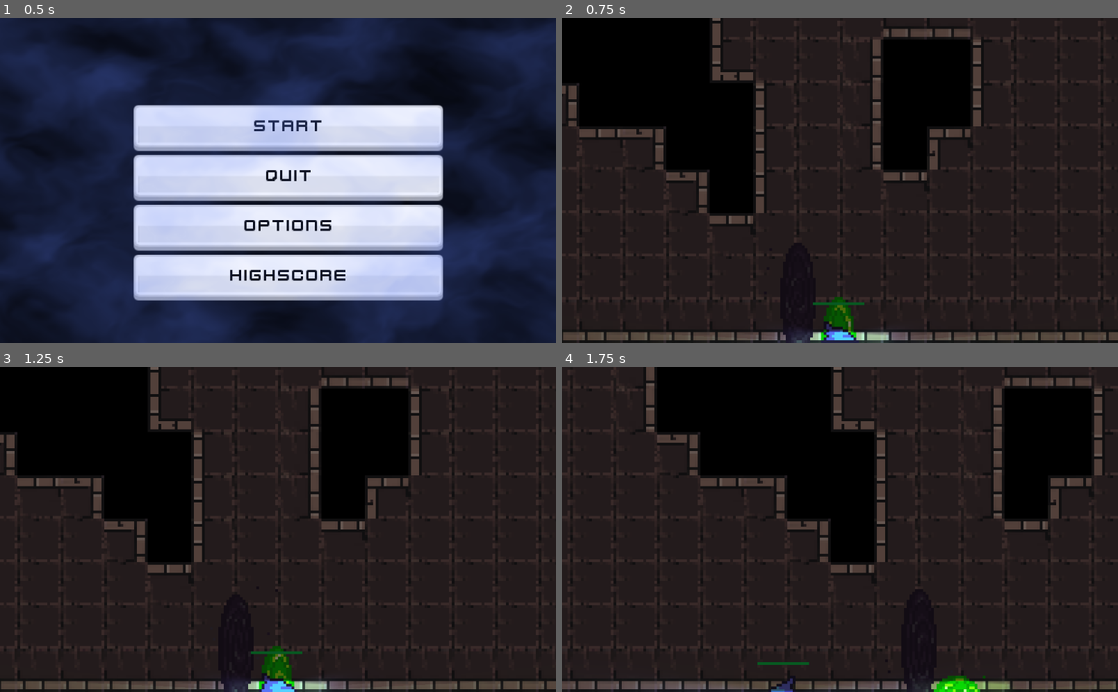
Above: before the commit, frames 1-4 (two rows, left to right).
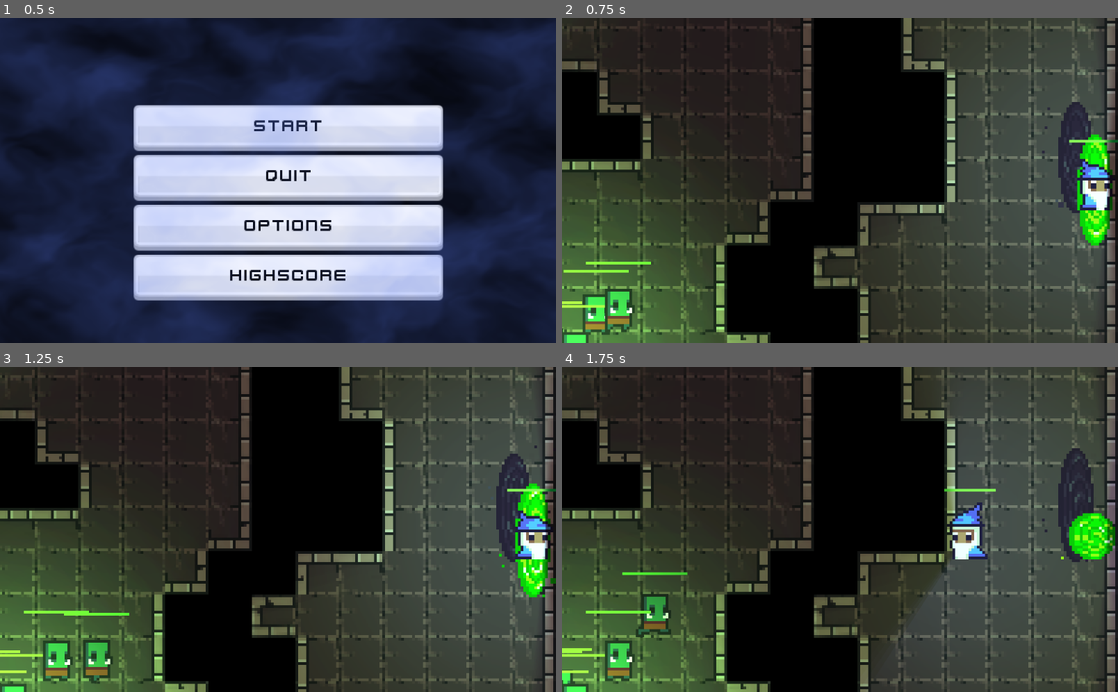
Above: after the commit, the same moments.

Repository: lnRichard/profielwerkstuk
Game: Godot game, scene res://gui/start_menu/StartMenu.tscn
Same seed, same stepped clock (60 frames per second), same inputs: the game is played once before the commit and once after it. The engine's default icon, where the game draws it, is replaced by a stand-in: a white triangle on a blue panel in a dark square.
Inputs (mouse positions are in pixels of both pictures, inside the frame that each line leads up to):
- Up to frame 1 (0.5 s): no input
- Up to frame 2 (0.75 s): click "Start" at 0.5 s
- Up to frame 3 (1.25 s): no input
- Up to frame 4 (1.75 s): move the mouse to (962, 513) at 1.27 s; hold A (key_a) from 1.28 s (still down)

Frame 1 is identical in both runs. In frame 2, 79% of the frame differs, in the area x 0-100%, y 0-100%; in frame 3, 79%; in frame 4, 76%.

Commit message:
lifestealmachinegun and bug fixes

Diff:
--- a/characters/player/Player.gd
+++ b/characters/player/Player.gd
@@ -36,7 +36,7 @@
 	add_spell_arsenal("res://projectiles/fireball/Fireball.tscn", ATTACK_SLOT.A)
 	add_spell_arsenal("res://projectiles/iceball/Iceball.tscn", ATTACK_SLOT.B)
 	add_spell_arsenal("res://projectiles/small_star/SmallStar.tscn", ATTACK_SLOT.C)
-	add_spell_arsenal("res://projectiles/zippy_zip/ZippyZip.tscn", ATTACK_SLOT.D)
+	add_spell_arsenal("res://projectiles/lifesteal_machinegun/LifestealMachinegun.tscn", ATTACK_SLOT.D)
 	$AnimatedSprite.play("idle")
 	connect("PlayerDeath", get_parent(), "_game_over")
 
@@ -157,11 +157,13 @@
 		b.get_node("AnimatedSprite").rotation = get_local_mouse_position().angle()
 		b.position = $AttackPoint.position
 
+		#Lifestealmachinegun
+		if b is LifestealMachinegun:
+			b.player = self;
+
 		# Perform raycast
 		var space_state = get_world_2d().direct_space_state
 		var result = space_state.intersect_ray(global_position, b.global_position, [self], 0b00000000000000000001)
-		print(global_position, b.global_position)
-		print(result)
 		if result:
 			# Hit invalid spot
 			b.queue_free()
@@ -207,11 +209,13 @@
 # Set the player's health
 func set_health(value):
 	.set_health(value)
+	Global.last_health = value;
 	health()
 	death()
-	$AnimatedSprite.modulate = Color(1, 0, 0)
-	$Tween.interpolate_callback(self, 0.1, "untint")
-	$Tween.start()
+	if value < current_health:
+		$AnimatedSprite.modulate = Color(1, 0, 0)
+		$Tween.interpolate_callback(self, 0.1, "untint")
+		$Tween.start()
 
 # Remove player tint
 func untint():
--- a/environment/generator/Generator.gd
+++ b/environment/generator/Generator.gd
@@ -9,7 +9,7 @@
 # Settings
 var dungeon_size = Vector2(25, 25) # Size of the dungeon
 var tile_cap = 0.2 # Tile cap of the dungeon
-var enemy_cap = -0.2
+var enemy_cap = -0.2 # Cap of the enemy
 var entrance_exit_cap = -0.5 # Entrance exit cap
 
 # Onready
@@ -36,45 +36,25 @@
 	for x in dungeon_size.x:
 		for y in dungeon_size.y:
 			# Generate tiles
-			var c = noise.get_noise_2d(x, y)
+			var c = noise.get_noise_2d(x, y) # -1.0 to 1.0
 			if c < tile_cap:
 				var thispoint = (x * dungeon_size.x) + y
 				astar.add_point(thispoint, Vector2(x * 16 + 8, y * 16 + 8))
 				autotile.set_cell(x, y, 0)
 
-				if astar.has_point(((x - 1) * dungeon_size.x) + y):
-					astar.connect_points(thispoint, ((x - 1)*dungeon_size.x) + y)
-				else:
-					if astar.has_point(((x - 2) * dungeon_size.x) + y):
-						if astar.has_point(((x - 3) * dungeon_size.x) + y):
-							pass
-						else:
-							astar.remove_point(((x - 2) * dungeon_size.x) + y)
-
-				if astar.has_point((x * dungeon_size.x) + y - 1):
-					astar.connect_points(thispoint, (x * dungeon_size.x) + y - 1)
-				else:
-					if astar.has_point((x * dungeon_size.x) + y - 2):
-						if astar.has_point((x * dungeon_size.x) + y - 3):
-							pass
-						else:
-							astar.remove_point((x * dungeon_size.x) + y - 2)
-
 			# Generate entrance
 			if c < entrance_exit_cap && !entrance_set:
-				if x == dungeon_size.x:
-					$Entrance.position = Vector2((x - 5) * 16, (y + 1) * 16)
-					entrance_set = true
-					entrance_point = (x * dungeon_size.x) + y
-				if y == dungeon_size.y:
-					$Entrance.position = Vector2((x + 1) * 16, (y - 5) * 16)
-					entrance_set = true
-					entrance_point = (x * dungeon_size.x) + y
-				else:
-					$Entrance.position = Vector2((x + 1) * 16, (y + 1) * 16)
-					entrance_set = true
-					entrance_point = (x * dungeon_size.x) + y
-
+				$Entrance.position = Vector2(x * 16 + 8, y * 16 + 8)
+				entrance_set = true
+				entrance_point = (x * dungeon_size.x) + y
+	for x in range(dungeon_size.x -1, -1, -1):
+		for y in range(dungeon_size.y -1, -1, -1):
+			var c = noise.get_noise_2d(x, y)
+			if c < entrance_exit_cap && !exit_set:
+				$Exit.position = Vector2(x * 16, y * 16)
+				exit_set = true
+				exit_point = (x * dungeon_size.x) + y
+				break
 	# Spawn enemies
 	for x in dungeon_size.x:
 		for y in dungeon_size.y:
@@ -88,6 +68,10 @@
 						enemy_count += 1
 						i.position = coords
 						add_child(i)
+	$Entrance.position.x+=16 if $Entrance.position.x == 0 else 0;
+	$Entrance.position.x-=16 if $Entrance.position.x == dungeon_size.x else 0;
+	$Exit.position.y+=16 if $Exit.position.y == 0 else 0;
+	$Exit.position.y-=16 if $Exit.position.y == dungeon_size.y else 0;
 
 	# Generate exit
 	for x in range(dungeon_size.x -1, -1, -1):
@@ -106,7 +90,7 @@
 	# Validate entrance to exit path and enemy count
 	autotile.update_bitmask_region(Vector2(0, 0), dungeon_size)
 	if !valid_path() || enemy_count < 20:
-		get_tree().reload_current_scene()
+		get_tree().change_scene("res://main/Main.tscn")
 
 # Checks if the path is valid
 func valid_path() -> bool:
--- a/main/Main.gd
+++ b/main/Main.gd
@@ -7,17 +7,23 @@
 onready var boss_rooms = []
 
 # XP and Levels
-var xp = 0 setget set_xp, get_xp
-var player_lvl = 1 setget set_level, get_level
+var xp setget set_xp, get_xp
+var player_lvl setget set_level, get_level
 
 # Misc
 var room # Current room
-var passed_levels = 0 # Amount of levels completed
 var total_score = 0 # Total score this game
 
 
 # Initialize the game
 func _ready():
+	xp = Global.xp;
+	player_lvl = Global.player_lvl
+	player.max_health = 200 + player_lvl * 100;
+	if Global.passed_levels == 0:
+		player.current_health = player.max_health
+	else:
+		player.current_health = Global.last_health
 	_start_game()
 
 # Start the game
@@ -34,7 +40,7 @@
 func _exit():
 	yield(get_tree().create_timer(1.0), "timeout")
 	move_to_next_room()
-	passed_levels+=1
+	Global.passed_levels+=1
 	Global.highscore+=100
 
 # Player moves to the next room
@@ -42,7 +48,7 @@
 	remove_child(room)
 
 	# Check new room type
-	if passed_levels % 3 == 0:
+	if Global.passed_levels % 3 == 0:
 		# Default room
 		room = generator.instance()
 	else:
@@ -88,6 +94,7 @@
 
 # set level var
 func set_level(value: int):
+	print(player_lvl)
 	# Create levelup label
 	var levelup = preload("res://indicator/Indicator.tscn").instance()
 	var label = levelup.get_node("Label")
--- a/main/global.gd
+++ b/main/global.gd
@@ -2,3 +2,10 @@
 
 # Highest score the player has achieved
 var highscore = 0
+
+var passed_levels = 0;
+
+var player_lvl = 1;
+var xp = 0;
+
+var last_health = 0;
--- a/project.godot
+++ b/project.godot
@@ -13,6 +13,11 @@
 "class": "HostileEntity",
 "language": "GDScript",
 "path": "res://characters/hostile_entity/HostileEntity.gd"
+}, {
+"base": "ProjectileEntity",
+"class": "LifestealMachinegun",
+"language": "GDScript",
+"path": "res://projectiles/lifesteal_machinegun/LifestealMachinegun.gd"
 }, {
 "base": "KinematicBody2D",
 "class": "LivingEntity",
@@ -31,6 +36,7 @@
 } ]
 _global_script_class_icons={
 "HostileEntity": "",
+"LifestealMachinegun": "",
 "LivingEntity": "",
 "Player": "",
 "ProjectileEntity": ""
@@ -56,7 +62,6 @@
 
 physic=false
 Window=false
-layer=false
 
 [input]
 
--- a/projectiles/lifesteal_machinegun/LifestealMachinegun.gd
+++ b/projectiles/lifesteal_machinegun/LifestealMachinegun.gd
@@ -1,3 +1,18 @@
-extends Area2D
+extends ProjectileEntity
+class_name LifestealMachinegun
+var player;
+# Initialize lifestealmachinegun projectile
+func _ready():
+	$AnimatedSprite.play("default")
 
-# [!] TODO: Implement
+# _speed: float, _lifetime: int, _damage: float, _cooldown: int
+func _init().(100, 2000, 1, 0):
+	pass
+
+# Override logic function
+func _on_Projectile_body_entered(body):
+	._on_Projectile_body_entered(body)
+	if body is LivingEntity:
+		body.knockback = global_position.direction_to(body.global_position).normalized() * 50
+		if is_instance_valid(player):
+			player.current_health+=1;
--- a/projectiles/lifesteal_machinegun/LifestealMachinegun.tscn
+++ b/projectiles/lifesteal_machinegun/LifestealMachinegun.tscn
@@ -1,7 +1,65 @@
-[gd_scene load_steps=3 format=2]
+[gd_scene load_steps=37 format=2]
 
 [ext_resource path="res://projectiles/projectile_entity/ProjectileEntity.tscn" type="PackedScene" id=1]
 [ext_resource path="res://projectiles/lifesteal_machinegun/LifestealMachinegun.gd" type="Script" id=2]
+[ext_resource path="res://gui/themes/kenvector_future.ttf" type="DynamicFontData" id=3]
+[ext_resource path="res://projectiles/lifesteal_machinegun/sprites/17.png" type="Texture" id=4]
+[ext_resource path="res://projectiles/lifesteal_machinegun/sprites/13.png" type="Texture" id=5]
+[ext_resource path="res://projectiles/lifesteal_machinegun/sprites/21.png" type="Texture" id=6]
+[ext_resource path="res://projectiles/lifesteal_machinegun/sprites/28.png" type="Texture" id=7]
+[ext_resource path="res://projectiles/lifesteal_machinegun/sprites/14.png" type="Texture" id=8]
+[ext_resource path="res://projectiles/lifesteal_machinegun/sprites/24.png" type="Texture" id=9]
+[ext_resource path="res://projectiles/lifesteal_machinegun/sprites/25.png" type="Texture" id=10]
+[ext_resource path="res://projectiles/lifesteal_machinegun/sprites/10.png" type="Texture" id=11]
+[ext_resource path="res://projectiles/lifesteal_machinegun/sprites/30.png" type="Texture" id=12]
+[ext_resource path="res://projectiles/lifesteal_machinegun/sprites/20.png" type="Texture" id=13]
+[ext_resource path="res://projectiles/lifesteal_machinegun/sprites/11.png" type="Texture" id=14]
+[ext_resource path="res://projectiles/lifesteal_machinegun/sprites/7.png" type="Texture" id=15]
+[ext_resource path="res://projectiles/lifesteal_machinegun/sprites/12.png" type="Texture" id=16]
+[ext_resource path="res://projectiles/lifesteal_machinegun/sprites/22.png" type="Texture" id=17]
+[ext_resource path="res://projectiles/lifesteal_machinegun/sprites/9.png" type="Texture" id=18]
+[ext_resource path="res://projectiles/lifesteal_machinegun/sprites/16.png" type="Texture" id=19]
+[ext_resource path="res://projectiles/lifesteal_machinegun/sprites/15.png" type="Texture" id=20]
+[ext_resource path="res://projectiles/lifesteal_machinegun/sprites/19.png" type="Texture" id=21]
+[ext_resource path="res://projectiles/lifesteal_machinegun/sprites/26.png" type="Texture" id=22]
+[ext_resource path="res://projectiles/lifesteal_machinegun/sprites/27.png" type="Texture" id=23]
+[ext_resource path="res://projectiles/lifesteal_machinegun/sprites/23.png" type="Texture" id=24]
+[ext_resource path="res://projectiles/lifesteal_machinegun/sprites/18.png" type="Texture" id=25]
+[ext_resource path="res://projectiles/lifesteal_machinegun/sprites/8.png" type="Texture" id=26]
+[ext_resource path="res://projectiles/lifesteal_machinegun/sprites/29.png" type="Texture" id=27]
+[ext_resource path="res://projectiles/lifesteal_machinegun/sprites/1.png" type="Texture" id=28]
+[ext_resource path="res://projectiles/lifesteal_machinegun/sprites/6.png" type="Texture" id=29]
+[ext_resource path="res://projectiles/lifesteal_machinegun/sprites/2.png" type="Texture" id=30]
+[ext_resource path="res://projectiles/lifesteal_machinegun/sprites/3.png" type="Texture" id=31]
+[ext_resource path="res://projectiles/lifesteal_machinegun/sprites/4.png" type="Texture" id=32]
+[ext_resource path="res://projectiles/lifesteal_machinegun/sprites/5.png" type="Texture" id=33]
+
+[sub_resource type="CircleShape2D" id=1]
+radius = 3.0
+
+[sub_resource type="SpriteFrames" id=2]
+animations = [ {
+"frames": [ ExtResource( 28 ), ExtResource( 30 ), ExtResource( 31 ), ExtResource( 32 ), ExtResource( 33 ), ExtResource( 29 ), ExtResource( 15 ), ExtResource( 26 ), ExtResource( 18 ), ExtResource( 11 ), ExtResource( 14 ), ExtResource( 16 ), ExtResource( 5 ), ExtResource( 8 ), ExtResource( 20 ), ExtResource( 19 ), ExtResource( 4 ), ExtResource( 25 ), ExtResource( 21 ), ExtResource( 13 ), ExtResource( 6 ), ExtResource( 17 ), ExtResource( 24 ), ExtResource( 9 ), ExtResource( 10 ), ExtResource( 22 ), ExtResource( 23 ), ExtResource( 7 ), ExtResource( 27 ), ExtResource( 12 ) ],
+"loop": true,
+"name": "default",
+"speed": 5.0
+} ]
+
+[sub_resource type="DynamicFont" id=3]
+resource_local_to_scene = true
+font_data = ExtResource( 3 )
 
 [node name="Projectile" instance=ExtResource( 1 )]
 script = ExtResource( 2 )
+
+[node name="Collision" parent="." index="0"]
+shape = SubResource( 1 )
+
+[node name="AnimatedSprite" parent="." index="1"]
+frames = SubResource( 2 )
+frame = 12
+speed_scale = 5.0
+playing = true
+
+[node name="Label" parent="." index="2"]
+custom_fonts/font = SubResource( 3 )
Binary file added: projectiles/lifesteal_machinegun/sprites/1.png
Not shown, added: projectiles/lifesteal_machinegun/sprites/1.png.import
Binary file added: projectiles/lifesteal_machinegun/sprites/10.png
Not shown, added: projectiles/lifesteal_machinegun/sprites/10.png.import
Binary file added: projectiles/lifesteal_machinegun/sprites/11.png
Not shown, added: projectiles/lifesteal_machinegun/sprites/11.png.import
Binary file added: projectiles/lifesteal_machinegun/sprites/12.png
Not shown, added: projectiles/lifesteal_machinegun/sprites/12.png.import
Binary file added: projectiles/lifesteal_machinegun/sprites/13.png
Not shown, added: projectiles/lifesteal_machinegun/sprites/13.png.import
Binary file added: projectiles/lifesteal_machinegun/sprites/14.png
Not shown, added: projectiles/lifesteal_machinegun/sprites/14.png.import
(and 48 more such lines)
